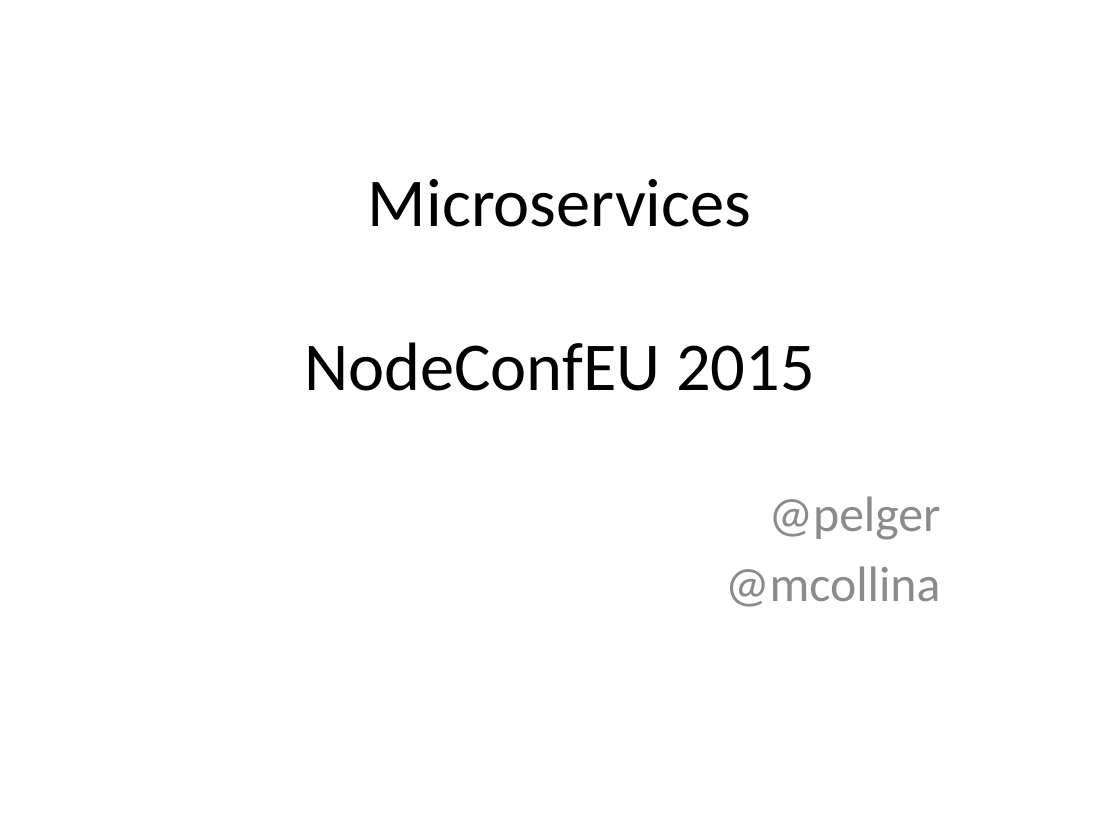
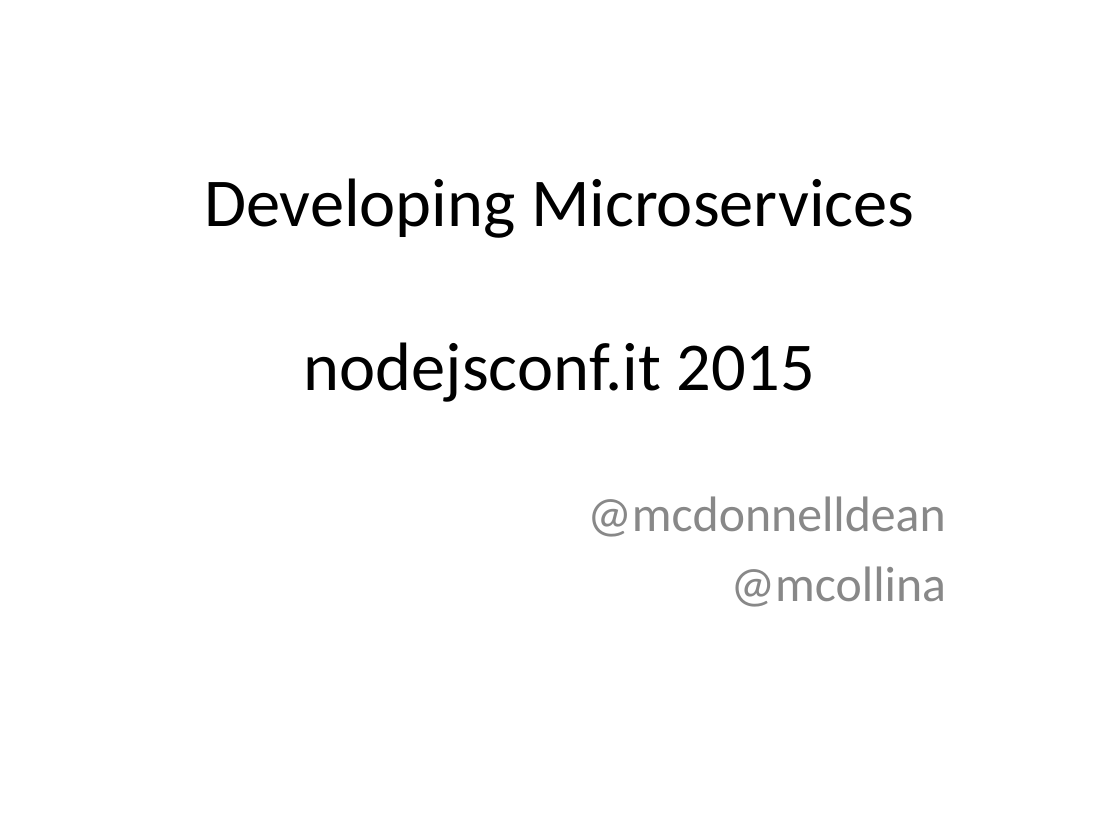
Before and after one commit to nearform/developing-microservices, a slide deck: slide 1 of presentation.pptx. Drawn at 1120x840 pixels with LibreOffice and Linux fonts; fonts in the diff are those of the drawing; background and template pictures are left out. Boxes give left, top, right and bottom in pixels: in the first picture for what was removed or moved away, otherwise in the second. Text is boxed around its words. In the diff, an @@ line names an element or a change of style, - is before the commit and + after.

```diff
--- a/presentation.pptx
+++ b/presentation.pptx
@@ title at <box>204,178,914,402</box>: text changed @@
-Microservices
-NodeConfEU 2015
+Developing Microservices
+nodejsconf.it 2015
@@ text at <box>587,496,945,537</box>: text changed; text colour #8C8C8C to #888888 @@
-@pelger
+@mcdonnelldean
@@ text at <box>731,566,946,607</box>: text colour #8C8C8C to #888888 in "@mcollina" @@
```
Also in this commit, not shown: 15 other slides changed, 2 slides added, 2 slides removed.
